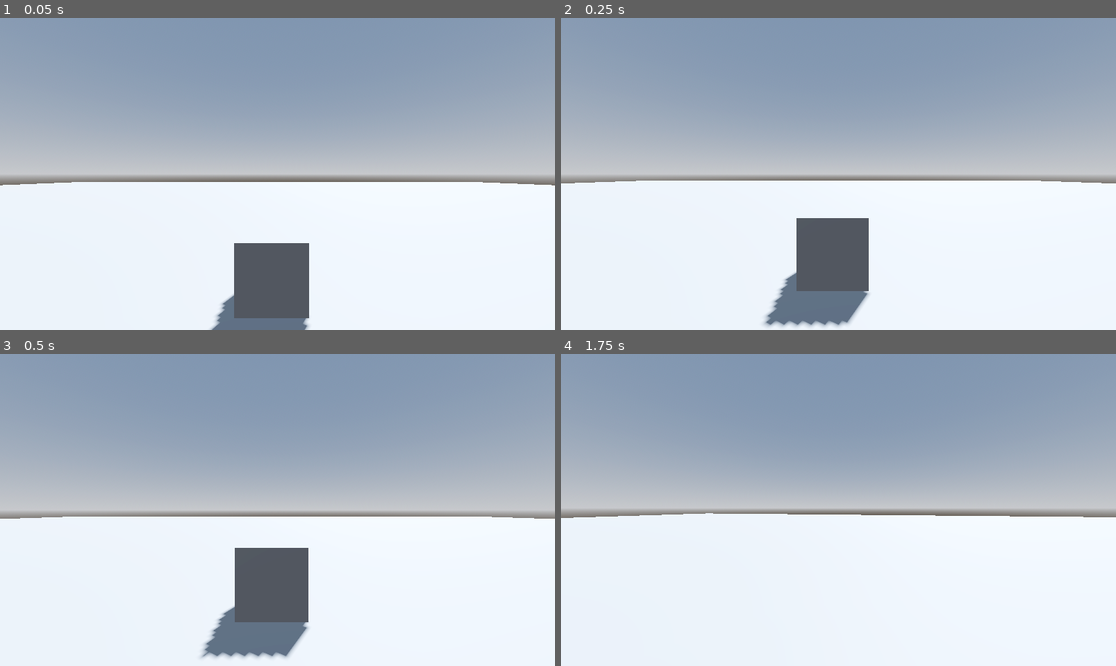
Above: before the commit, frames 1-4 (two rows, left to right).
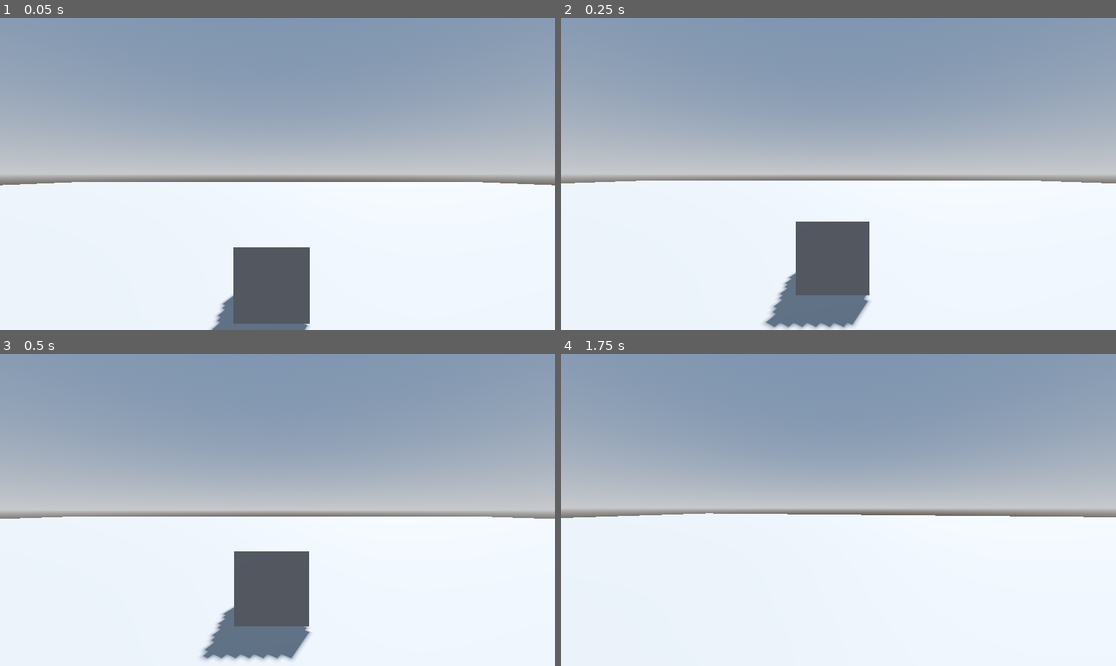
Above: after the commit, the same moments.

Repository: SnapGamesStudio/Gallery
Game: Godot game, scene res://scenes/main.tscn
The game is run twice, just before and just after one commit, with the same random seed, the same clock (stepped at 60 frames per second) and the same inputs.
Inputs (mouse positions are in pixels of both pictures, inside the frame that each line leads up to):
- Up to frame 1 (0.05 s): no input
- Up to frame 2 (0.25 s): no input
- Up to frame 3 (0.5 s): no input
- Up to frame 4 (1.75 s): move the mouse to (866, 510) at 0.52 s; hold Shift (sprint) 0.53-1.28 s; hold W (up) from 0.53 s (still down); tap Space (jump) at 0.77, 1.52 s; move the mouse to (810, 510) at 1.27 s; tap Shift (sprint) at 1.35 s

The runs differ from the first frame. In frame 1, 0.5% of the frame differs, in the area x 42-56%, y 72-99%; in frame 2, 0.8%, in the area x 36-56%, y 64-100%; in frame 3, 0.8%; in frame 4, nothing differs.
Error before the commit: Invalid access to property or key 'pagination' on a base object of type 'Nil'. (res://scripts/request_manager.gd:39)
Error after the commit: Invalid access to property or key 'pagination' on a base object of type 'Nil'. (res://scripts/request_manager.gd:42)

Commit message:
wip room gen

Diff:
--- a/project.godot
+++ b/project.godot
@@ -13,7 +13,7 @@
 config/name="Gallery"
 run/main_scene="res://scenes/main.tscn"
 config/features=PackedStringArray("4.3", "Forward Plus")
-config/icon="res://icon.svg"
+config/icon="res://assets/logo.jpg"
 
 [input]
 
--- /dev/null
+++ b/scenes/Room.tscn
@@ -0,0 +1,23 @@
+[gd_scene load_steps=2 format=3 uid="uid://dt08kkdc3b48f"]
+
+[ext_resource type="Script" path="res://scripts/room.gd" id="1_p3ik2"]
+
+[node name="Room" type="Node3D"]
+script = ExtResource("1_p3ik2")
+
+[node name="wall" type="CSGBox3D" parent="."]
+use_collision = true
+
+[node name="inside" type="CSGBox3D" parent="wall"]
+operation = 2
+size = Vector3(0.9, 0.9, 0.9)
+
+[node name="left_door" type="CSGBox3D" parent="wall"]
+transform = Transform3D(1, 0, 0, 0, 1, 0, 0, 0, 1, 0, 1.5, 0)
+operation = 2
+size = Vector3(2, 3, 2)
+
+[node name="right_door" type="CSGBox3D" parent="wall"]
+transform = Transform3D(1, 0, 0, 0, 1, 0, 0, 0, 1, 0, 1.5, 0)
+operation = 2
+size = Vector3(2, 3, 2)
--- a/scenes/main.tscn
+++ b/scenes/main.tscn
@@ -1,6 +1,7 @@
-[gd_scene load_steps=7 format=3 uid="uid://clim3jim0shlo"]
+[gd_scene load_steps=8 format=3 uid="uid://clim3jim0shlo"]
 
 [ext_resource type="Script" path="res://scripts/texture_manager.gd" id="1_7avxd"]
+[ext_resource type="Script" path="res://scripts/world_manager.gd" id="1_7iiup"]
 [ext_resource type="Script" path="res://scripts/request_manager.gd" id="1_knv1e"]
 [ext_resource type="PackedScene" uid="uid://dx3nd4e0xsf8x" path="res://scenes/player.tscn" id="2_ldd1p"]
 
@@ -19,6 +20,11 @@
 
 [node name="Main" type="Node"]
 
+[node name="WorldManager" type="Node" parent="." node_paths=PackedStringArray("room_container", "texture_manager")]
+script = ExtResource("1_7iiup")
+room_container = NodePath("../World")
+texture_manager = NodePath("../TextureManager")
+
 [node name="TextureManager" type="Node" parent="." node_paths=PackedStringArray("image_container", "request_manager")]
 script = ExtResource("1_7avxd")
 image_container = NodePath("../World/Images")
@@ -26,11 +32,14 @@
 
 [node name="RequestManager" type="Node" parent="." node_paths=PackedStringArray("texture_manager")]
 script = ExtResource("1_knv1e")
+auto_start = true
 texture_manager = NodePath("../TextureManager")
 
 [node name="World" type="Node3D" parent="."]
 
 [node name="Images" type="Node3D" parent="World"]
+
+[node name="Rooms" type="Node3D" parent="World"]
 
 [node name="DirectionalLight3D" type="DirectionalLight3D" parent="World"]
 transform = Transform3D(-0.866025, -0.433013, 0.25, 0, 0.5, 0.866025, -0.5, 0.75, -0.433013, 0, 0, 0)
@@ -45,7 +54,7 @@
 size = Vector3(100, 0.1, 100)
 
 [node name="CSGBox3D2" type="CSGBox3D" parent="World"]
-transform = Transform3D(1, 0, 0, 0, 1, 0, 0, 0, 1, 0, 0.319441, -3.18331)
+transform = Transform3D(1, 0, 0, 0, 1, 0, 0, 0, 1, 0, 0.281782, -3.14301)
 
 [node name="Player" parent="World" instance=ExtResource("2_ldd1p")]
 transform = Transform3D(1, 0, 0, 0, 1, 0, 0, 0, 1, 0, 1.13178, 0)
--- a/scripts/request_manager.gd
+++ b/scripts/request_manager.gd
@@ -1,9 +1,11 @@
 extends Node
 class_name RequestManager
 
+@export var auto_start:bool = false
+
 signal texture_created(texture:ImageTexture)
-signal fnished_page(next_page:String)
-signal create_page_dict(page:String)
+signal fnished_page(page:String,page_number:int,next_nage:String,)
+signal create_page_dict(page:String,page_number:int)
 
 var api_request:HTTPRequest
 var image_request:HTTPRequest
@@ -23,11 +25,12 @@
 	add_child(image_request,true)
 	image_request.request_completed.connect(self._image_request_completed)
 
-	# does a api call to get all artworks at page 1
-	var error = api_request.request("https://api.artic.edu/api/v1/artworks?page=1")
+	if auto_start:
+		# does a api call to get all artworks at page 1
+		var error = api_request.request("https://api.artic.edu/api/v1/artworks?page=1")
 
-	if error != OK:
-		push_error("An error occurred in the HTTP request.")
+		if error != OK:
+			push_error("An error occurred in the HTTP request.")
 
 # Called when the HTTP request is completed.
 func _api_request_completed(result, response_code, headers, body):
@@ -37,7 +40,7 @@
 	var response = json.get_data()
 
 	var page_url = str("https://api.artic.edu/api/v1/artworks?","page=",response.pagination.current_page)
-	create_page_dict.emit(page_url)
+	create_page_dict.emit(page_url,response.pagination.current_page)
 
 	for image in response.data: ## the images
 		print("image ",image.id)
@@ -50,7 +53,8 @@
 			await image_request.request_completed
 
 	var page_2_url = response.pagination.next_url
-	fnished_page.emit(page_2_url)
+
+	fnished_page.emit(page_url,response.pagination.current_page,page_2_url)
 
 func _image_request_completed(result,response_code,headers,body):
 	if result != HTTPRequest.RESULT_SUCCESS:
--- /dev/null
+++ b/scripts/room.gd
@@ -0,0 +1,30 @@
+extends Node3D
+
+@onready var wall: CSGBox3D = $wall
+@onready var inside: CSGBox3D = $wall/inside
+@onready var right_door: CSGBox3D = $wall/right_door
+@onready var left_door: CSGBox3D = $wall/left_door
+
+
+@export var size:Vector3
+@export var offset:Vector3
+
+# Called when the node enters the scene tree for the first time.
+func _ready() -> void:
+	wall.position += offset
+
+	wall.size = size
+	inside.size = size - Vector3(0.1,0.1,0.1)
+
+
+	var rad:int = wall.size.x / 2
+
+	right_door.position += Vector3(rad,0,0)
+	right_door.global_position.y = 1.5
+
+	left_door.position -= Vector3(rad,0,0)
+	left_door.global_position.y = 1.5
+
+# Called every frame. 'delta' is the elapsed time since the previous frame.
+func _process(delta: float) -> void:
+	pass
--- a/scripts/texture_manager.gd
+++ b/scripts/texture_manager.gd
@@ -1,8 +1,12 @@
 extends Node
+class_name TextureManager
 
 @export var image_container:Node3D
 @export var request_manager:RequestManager
 
+
+
+var current_page_number:int
 var current_page:String
 var last_pos:Vector3 = Vector3(0,1,0)
 var images:Dictionary ## saves the images so we dont need to regen the textures
@@ -11,32 +15,32 @@
 	pass
 
 func _on_request_manager_texture_created(texture: ImageTexture) -> void:
-	var material := StandardMaterial3D.new()
-	material.albedo_texture = texture
-	material.cull_mode = BaseMaterial3D.CULL_DISABLED
 
-	var meshinstance := MeshInstance3D.new()
-	meshinstance.mesh = QuadMesh.new()
-	meshinstance.material_override = material
-	meshinstance.position = last_pos + Vector3(1,0,0)
+	images[current_page].images[last_pos + Vector3(1,0,0) ] = {
+		"texture":texture,
+	}
+
 	last_pos += Vector3(1,0,0)
 
-	image_container.add_child(meshinstance)
+	#var a = AABB(Vector3(0,0,0),Vector3(0,0,0))
+	#a = a.expand(last_pos + Vector3(0.2,0.2,0.2))
+	#print(a)
+	images[current_page].aabb = images[current_page].aabb.expand(last_pos + Vector3(0.5,0.5,0.5))
 
-	images[current_page].images[meshinstance.position] = {
-		"texture":texture
-	}
-
-func _on_request_manager_fnished_page(next_page: String) -> void:
+func _on_request_manager_fnished_page(page: String,page_number:int,next_page:String) -> void:
+	$"../WorldManager".gen_room(current_page,page_number)
 	print(next_page)
 
 	## starts a new page
-	#request_manager.create_api_request(next_page)
+	if page_number == 1:
+		request_manager.create_api_request(next_page)
 
 
-func _on_request_manager_create_page_dict(page: String) -> void:
+func _on_request_manager_create_page_dict(page: String, page_number: int) -> void:
 	current_page = page
+	current_page_number = page_number
 
 	images[page] = {
-		"images":{}
+		"images":{},
+		"aabb":AABB()
 	}
--- /dev/null
+++ b/scripts/world_manager.gd
@@ -0,0 +1,47 @@
+extends Node
+
+@export var room_container:Node3D
+
+const Room = preload("res://scenes/Room.tscn")
+
+@export var texture_manager:TextureManager
+
+func gen_room(page:String,page_number:int):
+	var width:float
+
+	width = texture_manager.images[page].images.size() * 1.5
+
+	var images_aabb:AABB = texture_manager.images[page].aabb
+
+	print("room_width ",width)
+
+	var room = Room.instantiate()
+	room.size = Vector3(width,10,10)
+
+	print("room_pos ",images_aabb)
+
+	var room_position = Vector3(images_aabb.size.x / 2, 10/2,10/2)
+	room.position = Vector3(room_position.x * page_number,room_position.y,room_position.z)
+
+	room_container.add_child(room)
+
+	spawn_image_frames(room.position,width,texture_manager.images[page].images)
+
+func spawn_image_frames(room_position:Vector3, room_width:float,images:Dictionary):
+	var start_spawn = room_position - Vector3(room_width/3,0,0)
+	start_spawn.y = 1
+
+	for img in images:
+		var texture = images[img].texture
+
+		var material := StandardMaterial3D.new()
+		material.albedo_texture = texture
+		material.cull_mode = BaseMaterial3D.CULL_DISABLED
+
+		var meshinstance := MeshInstance3D.new()
+		meshinstance.mesh = QuadMesh.new()
+		meshinstance.material_override = material
+		meshinstance.position = start_spawn
+		start_spawn += Vector3(1,0,0)
+
+		$"../World/Images".add_child(meshinstance)
Binary file added: assets/logo.jpg
Not shown, added: assets/logo.jpg.import
